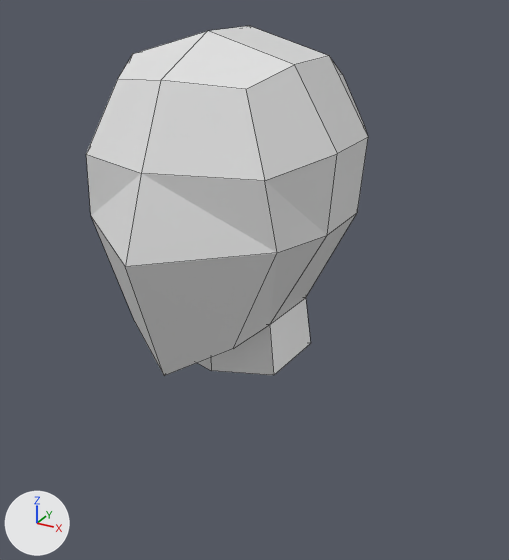
Two versions of the Blender file low-poly-character/low-poly-character.blend, one commit apart.
Both versions are drawn from a 50 mm lens placed at (2.91, -4.9, 1.47), pointed at (0.29, -0.14, -0.91). Arrows for +X, +Y and +Z are at lower left; the lights stay in place. Mesh edges are drawn as thin lines.
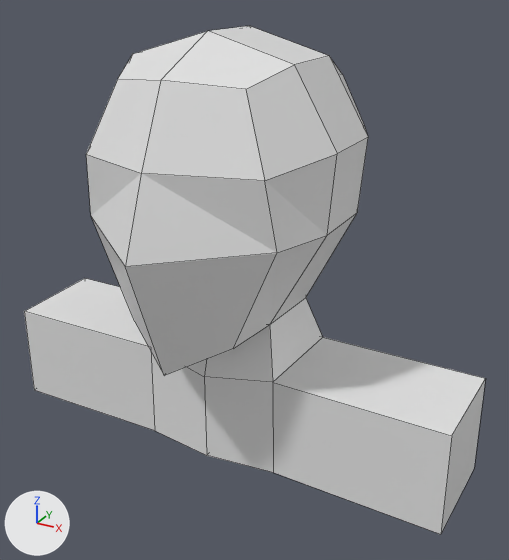
Where the change shows, as pixel boxes (x1, y1, x2, y2) in the pictures (509 x 560 px):
'Cube', reshaped (64% wider, 45% taller): before (86, 26, 368, 375); after (24, 26, 486, 534)
part 1 of me_cube, built on: before (198, 298, 311, 375); after (24, 278, 486, 534)

Diff of the bpy script that builds the scene:
```diff
--- a/low-poly-character/low-poly-character.blend.py
+++ b/low-poly-character/low-poly-character.blend.py
@@ me_cube @@
 me_cube.from_pydata(...)  # 38 vertices, 27 faces, 1 loose edge; spans x 0.0..1.05, y -1.43..0.98, z -1.74..1.07
 # used by ob_cube; location = (0.0, 0.0, 0.0)
 # verts and faces of me_cube; kept vertices keep their numbers, new ones are numbered from 38
 # before: 34 (0.57, -0.31, -1.66) at pixel (273, 375), 35 (0.61, 0.34, -1.66) at pixel (310, 343), 36 (0.0, 0.36, -1.74), 37 (0.0, -0.4, -1.74) at pixel (211, 370)
+# me_cube part 1
+delete_faces([(34, 37, 36, 35)])
+verts[34] = (0.62, -0.43, -1.65)  # moved, pixel (272, 382)
+verts[35] = (0.66, 0.5, -1.66)  # moved, pixel (322, 337)
+verts[36] = (0.0, 0.52, -1.74)  # moved
+verts[37] = (0.0, -0.51, -1.74)  # moved, pixel (204, 376)
+verts[38] = (0.64, -0.43, -2.57)  # pixel (273, 472)
+verts[39] = (0.68, 0.5, -2.57)
+verts[40] = (0.0, 0.52, -2.57)
+verts[41] = (0.0, -0.51, -2.57)  # pixel (206, 455)
+verts[42] = (2.12, -0.49, -1.62)  # pixel (451, 435)
+verts[43] = (2.16, 0.44, -1.63)  # pixel (485, 378)
+verts[44] = (2.18, 0.44, -2.54)  # pixel (474, 468)
+verts[45] = (2.14, -0.49, -2.54)  # pixel (440, 534)
+faces += [(38, 41, 40, 39), (35, 43, 44, 39), (34, 37, 41, 38), (35, 39, 40, 36), (42, 45, 44, 43), (34, 38, 45, 42)]
+faces += [(38, 39, 44, 45), (34, 42, 43, 35)]
 me_cube.materials.append(mat_material)
```
